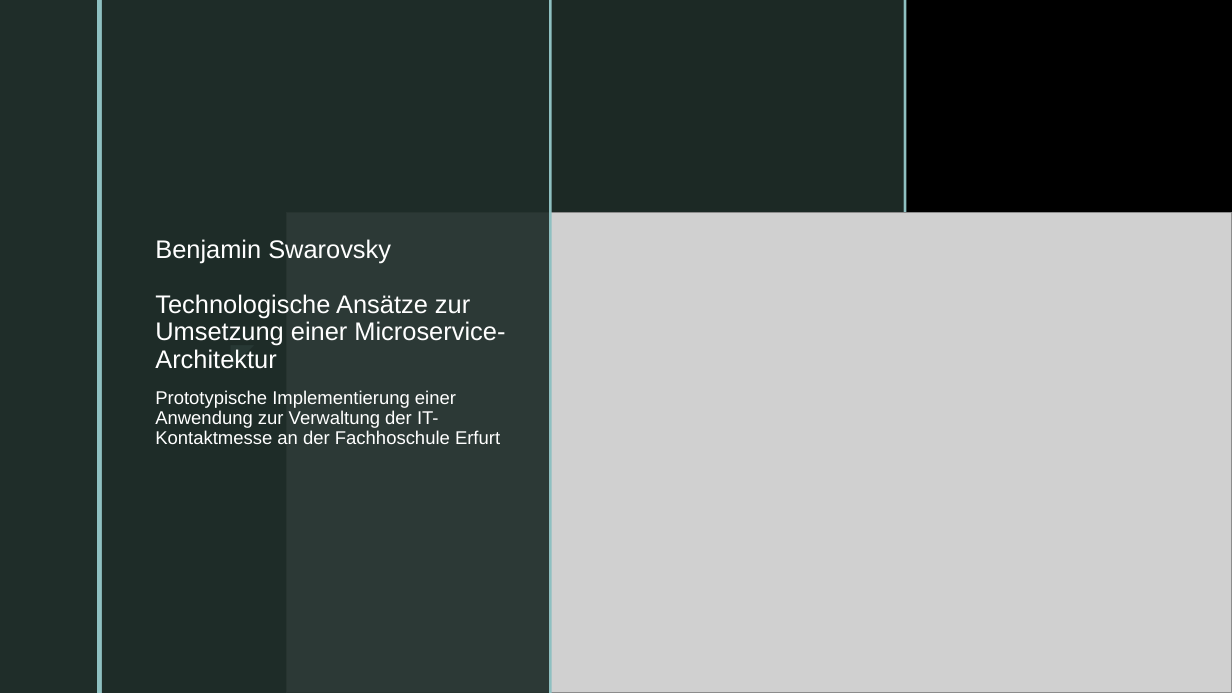
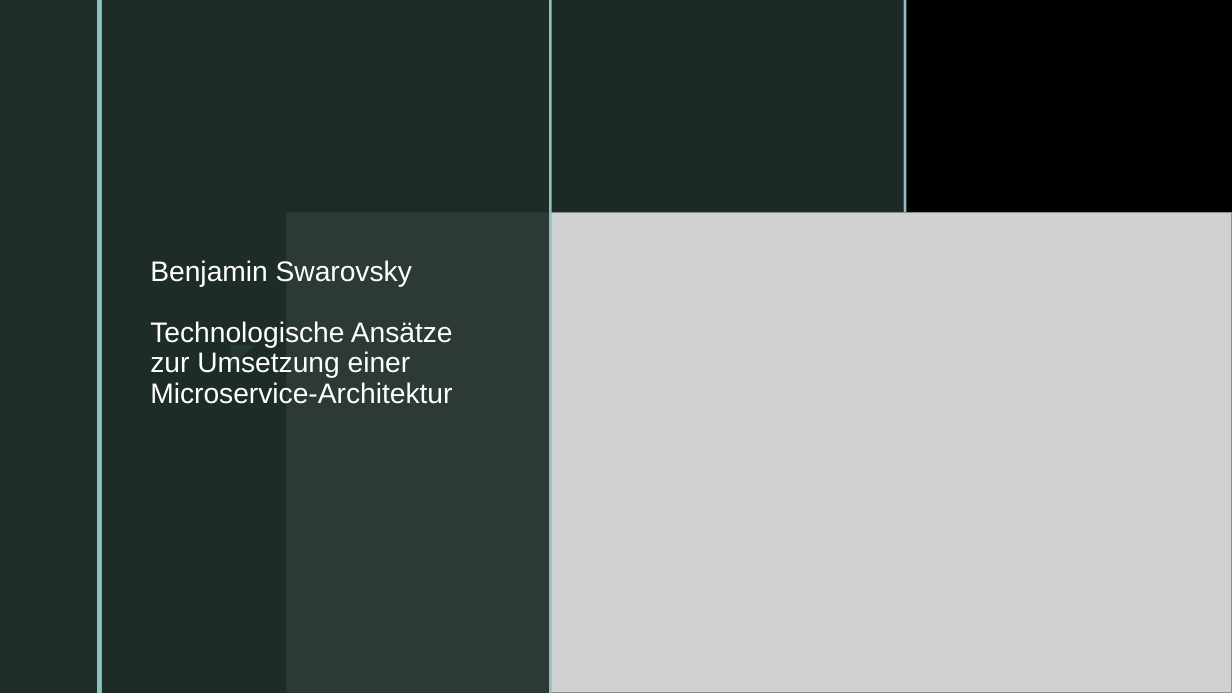
Before and after one commit to BenjaminS01/Abschluss, a slide deck: slide 1 of Vortrag.pptx. Drawn at 1232x693 pixels with LibreOffice and Linux fonts; fonts in the diff are those of the drawing; grey boxes stand for pictures; background and template pictures are left out. Boxes give left, top, right and bottom in pixels: in the first picture for what was removed or moved away, otherwise in the second. Text is boxed around its words. In the diff, an @@ line names an element or a change of style, - is before the commit and + after.

```diff
--- a/Vortrag.pptx
+++ b/Vortrag.pptx
@@ title at <box>150,260,453,404</box>: text changed; size 14.4 to 22 pt @@
-Benjamin Swarovsky
-Technologische Ansätze zur Umsetzung einer Microservice-Architektur
-Prototypische Implementierung einer Anwendung zur Verwaltung der IT-Kontaktmesse an der Fachhoschule Erfurt
+Benjamin Swarovsky
+Technologische Ansätze zur Umsetzung einer Microservice-Architektur
```
Also in this commit, not shown: 26 other slides changed, 1 slide added, 1 other file.
